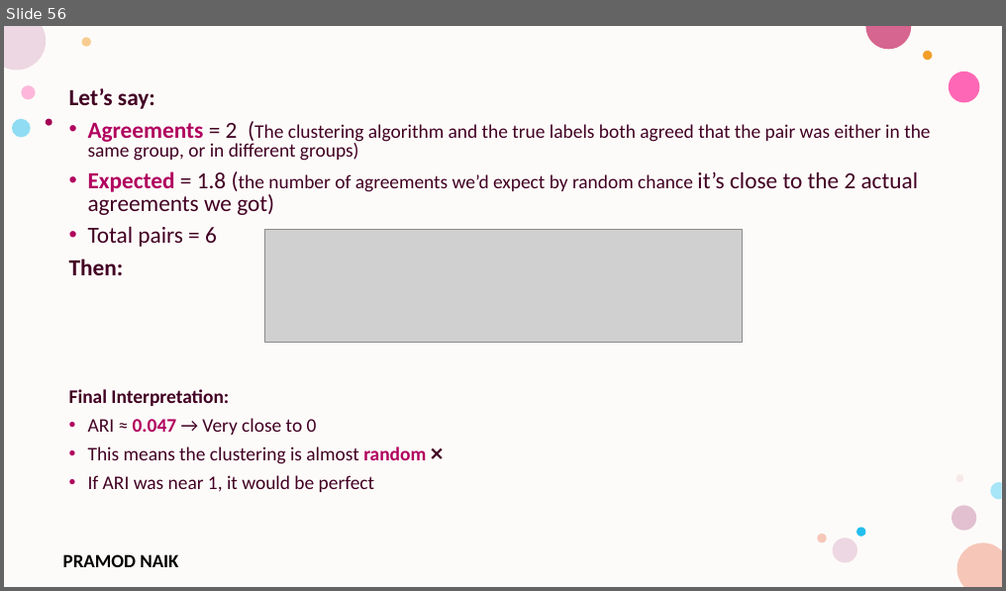
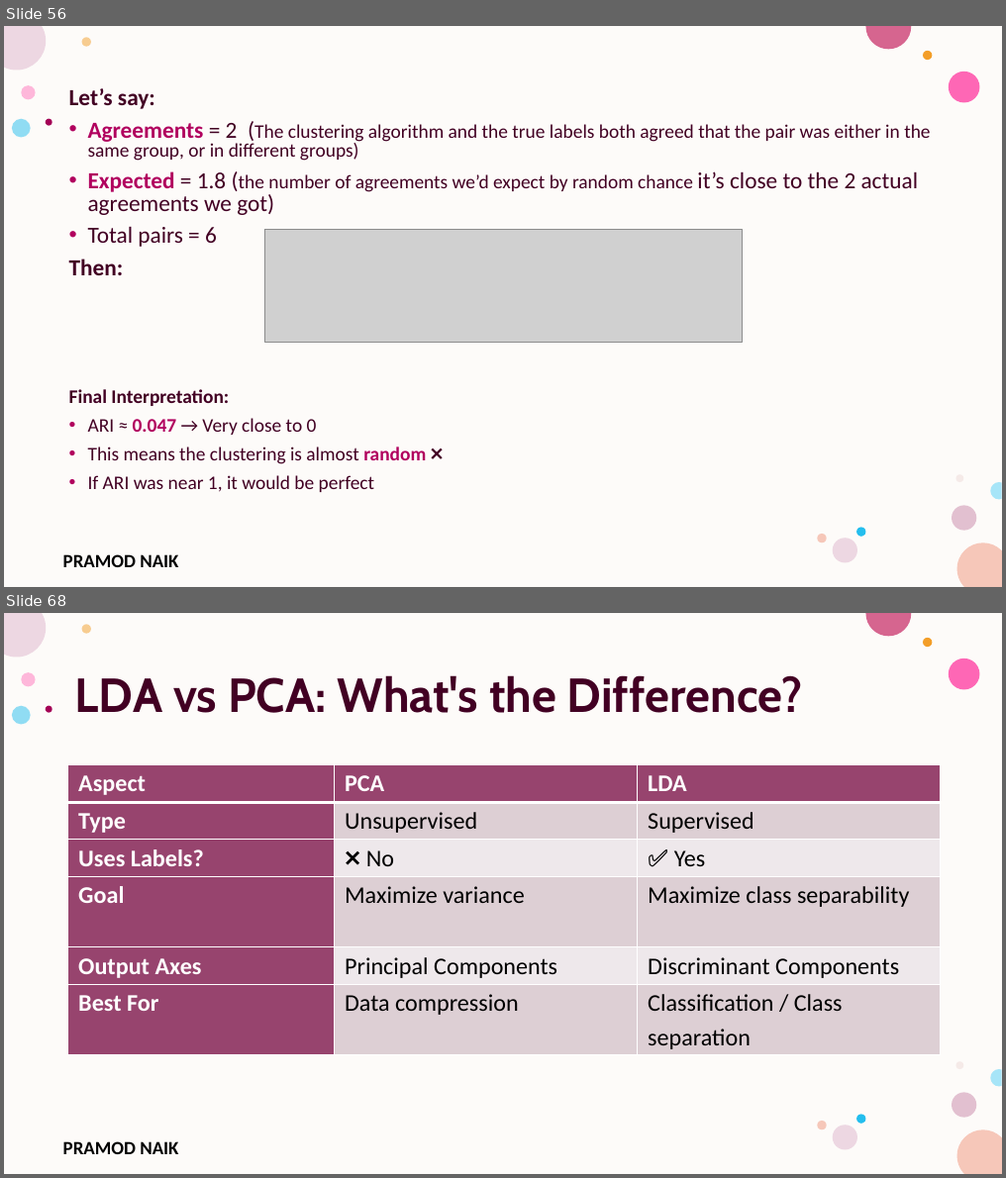
Before and after one commit to PRAMODNAIK-DEV/MCA-2nd-Sem-ML-Data-Analytics-Shridevi-College, a slide deck: Theory Class-Notes/Unit-3 Unsupervised Learning.pptx. Shown one above the other, each under a label of ours: slide 56 before the commit, slides 56 and 68 after it; the slides between them are not shown. The pictures are 1006x591 and 1006x1178 pixels, drawn with LibreOffice and Linux fonts; fonts in the diff are those of the drawing; grey boxes stand for pictures; background and template pictures are left out. Boxes give left, top, right and bottom in pixels: in the first picture for what was removed or moved away, otherwise in the second. Text is boxed around its words. In the diff, an @@ line names an element or a change of style, - is before the commit and + after.

```diff
--- a/Theory Class-Notes/Unit-3 Unsupervised Learning.pptx
+++ b/Theory Class-Notes/Unit-3 Unsupervised Learning.pptx
@@ slide 68 added at (4, 613, 1002, 1174), background #FFFFFF; not listed: 17 template elements that a slide beside it also shows @@
@@ title added at (75, 675, 802, 713), 46 pt, text #420023, bold @@
+LDA vs PCA: What's the Difference?
@@ table added at (67, 765, 941, 1056), 6 rows, 3 columns @@
+Aspect | PCA | LDA
+Type | Unsupervised | Supervised
+Uses Labels? | ❌ No | ✅ Yes
+Goal | Maximize variance | Maximize class separability
+Output Axes | Principal Components | Discriminant Components
+Best For | Data compression | Classification / Class separation
```
Also in this commit, not shown: 2 slides changed, 33 other slides added, 3 slides removed, 2 other files.
